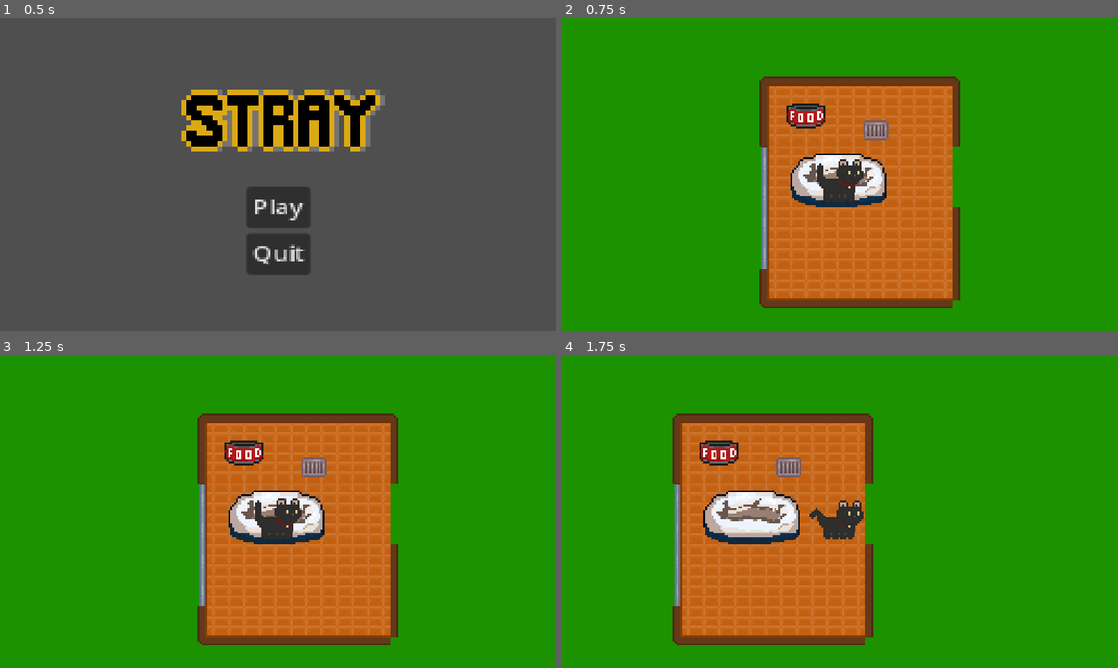
Above: before the commit, frames 1-4 (two rows, left to right).
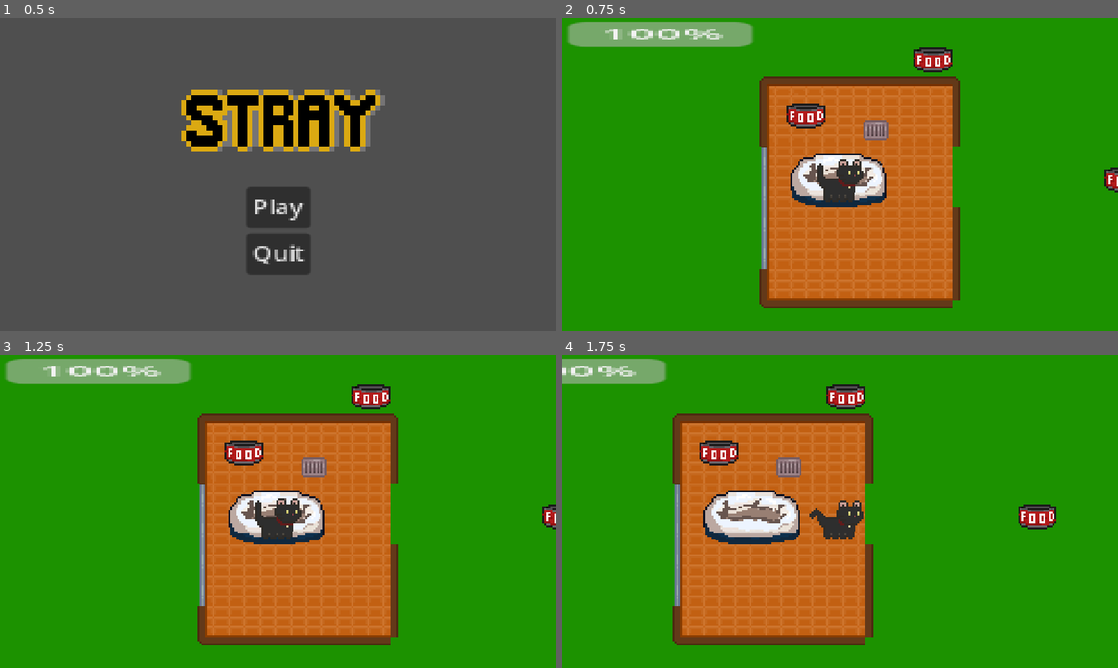
Above: after the commit, the same moments.

Repository: SaaWeathers/CS315-Project2
Game: Godot game, scene res://scenes/main_menu.tscn
Same seed, same stepped clock (60 frames per second), same inputs: the game is played once before the commit and once after it. The project has no main scene, so this scene is started directly.
Inputs:
- Up to frame 1 (0.5 s): no input
- Up to frame 2 (0.75 s): click "Play" at 0.5 s
- Up to frame 3 (1.25 s): no input
- Up to frame 4 (1.75 s): hold D (right) from 1.28 s (still down)

Frame 1 is identical in both runs. In frame 2, 3.3% of the frame differs, in the area x 1-100%, y 1-56%; in frame 3, 3.3%; in frame 4, 2.5%.

Commit message:
Made the food disappear

Diff:
--- a/floor_tile_set.tres
+++ b/floor_tile_set.tres
@@ -57,7 +57,7 @@
 15:1/0 = 0
 16:1/0 = 0
 17:1/0 = 0
-17:1/0/physics_layer_0/polygon_0/points = PackedVector2Array(-8, -8, -4.01914, -8, -3.98475, 8, -8, 8)
+17:1/0/physics_layer_0/polygon_0/points = PackedVector2Array(-8, -7.08311, -4.01914, -8, -3.98475, 8, -8, 8)
 0:2/0 = 0
 1:2/0 = 0
 2:2/0 = 0
@@ -174,35 +174,35 @@
 17:7/0/physics_layer_0/polygon_0/points = PackedVector2Array(-8, -8, -4.01914, -8, -3.98475, 8, -8, 8)
 0:8/0 = 0
 1:8/0 = 0
-1:8/0/physics_layer_0/polygon_0/points = PackedVector2Array(-8, -8, 8, -8, 8, -4.01219, -8, -4.00487)
+1:8/0/physics_layer_0/polygon_0/points = PackedVector2Array(-8, -8, 8, -8, 8, -4.03323, -8, -4.03454)
 2:8/0 = 0
 3:8/0 = 0
 4:8/0 = 0
-4:8/0/physics_layer_0/polygon_0/points = PackedVector2Array(-8, -8, 8, -8, 8, -4.01219, -8, -4.00487)
+4:8/0/physics_layer_0/polygon_0/points = PackedVector2Array(-8, -8, 8, -8, 8, -4.03323, -8, -4.03454)
 5:8/0 = 0
-5:8/0/physics_layer_0/polygon_0/points = PackedVector2Array(-8, -8, 8, -8, 8, -4.01219, -8, -4.00487)
+5:8/0/physics_layer_0/polygon_0/points = PackedVector2Array(-8, -8, 8, -8, 8, -4.03323, -8, -4.03454)
 6:8/0 = 0
-6:8/0/physics_layer_0/polygon_0/points = PackedVector2Array(-8, -8, 8, -8, 8, -4.01219, -8, -4.00487)
+6:8/0/physics_layer_0/polygon_0/points = PackedVector2Array(-8, -8, 8, -8, 8, -4.03323, -8, -4.03454)
 7:8/0 = 0
-7:8/0/physics_layer_0/polygon_0/points = PackedVector2Array(-8, -8, 8, -8, 8, -4.01219, -8, -4.00487)
+7:8/0/physics_layer_0/polygon_0/points = PackedVector2Array(-8, -8, 8, -8, 8, -4.03323, -8, -4.03454)
 8:8/0 = 0
-8:8/0/physics_layer_0/polygon_0/points = PackedVector2Array(-8, -8, 8, -8, 8, -4.01219, -8, -4.00487)
+8:8/0/physics_layer_0/polygon_0/points = PackedVector2Array(-8, -8, 8, -8, 8, -4.03323, -8, -4.03454)
 9:8/0 = 0
-9:8/0/physics_layer_0/polygon_0/points = PackedVector2Array(-8, -8, 8, -8, 8, -4.01219, -8, -4.00487)
+9:8/0/physics_layer_0/polygon_0/points = PackedVector2Array(-8, -8, 8, -8, 8, -4.03323, -8, -4.03454)
 10:8/0 = 0
-10:8/0/physics_layer_0/polygon_0/points = PackedVector2Array(-8, -8, 8, -8, 8, -4.01219, -8, -4.00487)
+10:8/0/physics_layer_0/polygon_0/points = PackedVector2Array(-8, -8, 8, -8, 8, -4.03323, -8, -4.03454)
 11:8/0 = 0
-11:8/0/physics_layer_0/polygon_0/points = PackedVector2Array(-8, -8, 8, -8, 8, -4.01219, -8, -4.00487)
+11:8/0/physics_layer_0/polygon_0/points = PackedVector2Array(-8, -8, 8, -8, 8, -4.03323, -8, -4.03454)
 12:8/0 = 0
-12:8/0/physics_layer_0/polygon_0/points = PackedVector2Array(-8, -8, 8, -8, 8, -4.01219, -8, -4.00487)
+12:8/0/physics_layer_0/polygon_0/points = PackedVector2Array(-8, -8, 8, -8, 8, -4.03323, -8, -4.03454)
 13:8/0 = 0
-13:8/0/physics_layer_0/polygon_0/points = PackedVector2Array(-8, -8, 8, -8, 8, -4.01219, -8, -4.00487)
+13:8/0/physics_layer_0/polygon_0/points = PackedVector2Array(-8, -8, 8, -8, 8, -4.03323, -8, -4.03454)
 14:8/0 = 0
-14:8/0/physics_layer_0/polygon_0/points = PackedVector2Array(-8, -8, 8, -8, 8, -4.01219, -8, -4.00487)
+14:8/0/physics_layer_0/polygon_0/points = PackedVector2Array(-8, -8, 8, -8, 8, -4.03323, -8, -4.03454)
 15:8/0 = 0
-15:8/0/physics_layer_0/polygon_0/points = PackedVector2Array(-8, -8, 8, -8, 8, -4.01219, -8, -4.00487)
+15:8/0/physics_layer_0/polygon_0/points = PackedVector2Array(-8, -8, 8, -8, 8, -4.03323, -8, -4.03454)
 16:8/0 = 0
-16:8/0/physics_layer_0/polygon_0/points = PackedVector2Array(-8, -8, 8, -8, 8, -4.01219, -8, -4.00487)
+16:8/0/physics_layer_0/polygon_0/points = PackedVector2Array(-8, -8, 8, -8, 8, -4.03323, -8, -4.03454)
 17:8/0 = 0
 
 [resource]
--- /dev/null
+++ b/scenes/food.gd
@@ -0,0 +1,18 @@
+extends Area2D
+
+
+
+# Called when the node enters the scene tree for the first time.
+func _ready() -> void:
+	pass # Replace with function body.
+
+
+# Called every frame. 'delta' is the elapsed time since the previous frame.
+func _process(delta: float) -> void:
+	pass
+
+
+func _on_body_entered(body: Node2D) -> void:
+	self.queue_free()
+
+	pass # Replace with function body.
--- a/scenes/food.tscn
+++ b/scenes/food.tscn
@@ -1,11 +1,13 @@
-[gd_scene load_steps=3 format=3 uid="uid://d4j5dsh3gixxx"]
+[gd_scene load_steps=4 format=3 uid="uid://d4j5dsh3gixxx"]
 
+[ext_resource type="Script" uid="uid://oe65ia7xsoev" path="res://scenes/food.gd" id="1_af40f"]
 [ext_resource type="Texture2D" uid="uid://bt4tj5vtrkxp5" path="res://assets/food.png" id="1_xven1"]
 
 [sub_resource type="RectangleShape2D" id="RectangleShape2D_af40f"]
 size = Vector2(20, 13)
 
-[node name="Food" type="Area2D"]
+[node name="Food" type="Area2D" groups=["Food"]]
+script = ExtResource("1_af40f")
 metadata/_edit_group_ = true
 
 [node name="Sprite2D" type="Sprite2D" parent="."]
@@ -14,3 +16,5 @@
 [node name="CollisionShape2D" type="CollisionShape2D" parent="."]
 position = Vector2(0, 1.5)
 shape = SubResource("RectangleShape2D_af40f")
+
+[connection signal="body_entered" from="." to="." method="_on_body_entered"]
--- /dev/null
+++ b/scenes/level_1.gd
@@ -0,0 +1,25 @@
+extends Node
+
+# Singleton (autoload) setup is recommended for easy global access
+# You can add this script to autoload via Project Settings > AutoLoad
+var total_cans = 0
+
+var collected_cans = 0
+
+var health = 3
+@onready var health_bar = $ProgressBar
+
+
+func _ready():
+	# Optionally, count cans in the scene automatically
+	total_cans = get_tree().get_nodes_in_group("Food").size()
+	print("Cans: ", total_cans)
+
+func add_can():
+	collected_cans += 1
+	print("Cans collected: %d / %d" % [collected_cans, total_cans])
+
+func change_health(amount: int):
+	health -= 1
+	health_bar.value = health
+	print(health)
--- a/scenes/level_1.tscn
+++ b/scenes/level_1.tscn
@@ -1,15 +1,13 @@
-[gd_scene load_steps=7 format=3 uid="uid://duesjq32icvbe"]
+[gd_scene load_steps=6 format=3 uid="uid://duesjq32icvbe"]
 
+[ext_resource type="Script" uid="uid://bonf18biyogkl" path="res://scenes/level_1.gd" id="1_4nkto"]
 [ext_resource type="TileSet" uid="uid://irpcshixqil8" path="res://floor_tile_set.tres" id="1_5xbjy"]
-[ext_resource type="Script" uid="uid://m06t2yl8ewm8" path="res://scenes/character_body_2d.gd" id="1_014kd"]
 [ext_resource type="PackedScene" uid="uid://cnxnpupkb4d5n" path="res://scenes/cat_bed.tscn" id="2_4nkto"]
-[ext_resource type="SpriteFrames" uid="uid://cqoe6r2p78phe" path="res://new_sprite_frames.tres" id="4_5xbjy"]
+[ext_resource type="PackedScene" uid="uid://braufjr4jhw2s" path="res://scenes/player.tscn" id="4_fcfvj"]
 [ext_resource type="PackedScene" uid="uid://d4j5dsh3gixxx" path="res://scenes/food.tscn" id="5_fcfvj"]
 
-[sub_resource type="RectangleShape2D" id="RectangleShape2D_4nkto"]
-size = Vector2(20, 21)
-
 [node name="Level 1" type="Node2D"]
+script = ExtResource("1_4nkto")
 
 [node name="ColorRect" type="ColorRect" parent="."]
 offset_right = 1152.0
@@ -40,26 +38,32 @@
 [node name="CatBed" parent="." instance=ExtResource("2_4nkto")]
 position = Vector2(68, 81)
 
-[node name="Player" type="CharacterBody2D" parent="."]
+[node name="Player" parent="." instance=ExtResource("4_fcfvj")]
 position = Vector2(70, 79)
-script = ExtResource("1_014kd")
-metadata/_edit_group_ = true
-
-[node name="CollisionShape2D" type="CollisionShape2D" parent="Player"]
-position = Vector2(0, 3.5)
-shape = SubResource("RectangleShape2D_4nkto")
-
-[node name="AnimatedSprite2D" type="AnimatedSprite2D" parent="Player"]
-sprite_frames = ExtResource("4_5xbjy")
-animation = &"walk"
-autoplay = "idle"
-frame_progress = 0.0432494
-
-[node name="Camera2D" type="Camera2D" parent="Player"]
-zoom = Vector2(4, 4)
 
 [node name="Food" parent="." instance=ExtResource("5_fcfvj")]
 position = Vector2(52, 47)
 
 [node name="Furniture" type="TileMap" parent="."]
 format = 2
+
+[node name="UI" type="Control" parent="."]
+layout_mode = 3
+anchors_preset = 0
+offset_right = 40.0
+offset_bottom = 40.0
+
+[node name="ProgressBar" type="ProgressBar" parent="UI"]
+layout_mode = 0
+offset_left = -71.0
+offset_right = -8.0
+offset_bottom = 27.0
+scale = Vector2(1.5148, 0.452517)
+max_value = 3.0
+value = 3.0
+
+[node name="Food2" parent="." instance=ExtResource("5_fcfvj")]
+position = Vector2(118, 18)
+
+[node name="Food3" parent="." instance=ExtResource("5_fcfvj")]
+position = Vector2(217, 80)
--- /dev/null
+++ b/scenes/player.tscn
@@ -0,0 +1,23 @@
+[gd_scene load_steps=4 format=3 uid="uid://braufjr4jhw2s"]
+
+[ext_resource type="Script" uid="uid://m06t2yl8ewm8" path="res://scenes/character_body_2d.gd" id="1_g2els"]
+[ext_resource type="SpriteFrames" uid="uid://cqoe6r2p78phe" path="res://new_sprite_frames.tres" id="2_qhqgy"]
+
+[sub_resource type="RectangleShape2D" id="RectangleShape2D_4nkto"]
+size = Vector2(20, 21)
+
+[node name="Player" type="CharacterBody2D"]
+script = ExtResource("1_g2els")
+
+[node name="CollisionShape2D" type="CollisionShape2D" parent="."]
+position = Vector2(0, 3.5)
+shape = SubResource("RectangleShape2D_4nkto")
+
+[node name="AnimatedSprite2D" type="AnimatedSprite2D" parent="."]
+sprite_frames = ExtResource("2_qhqgy")
+animation = &"walk"
+autoplay = "idle"
+frame_progress = 0.1565
+
+[node name="Camera2D" type="Camera2D" parent="."]
+zoom = Vector2(4, 4)
Not shown, added: scenes/food.gd.uid
Not shown, added: scenes/level_1.gd.uid
